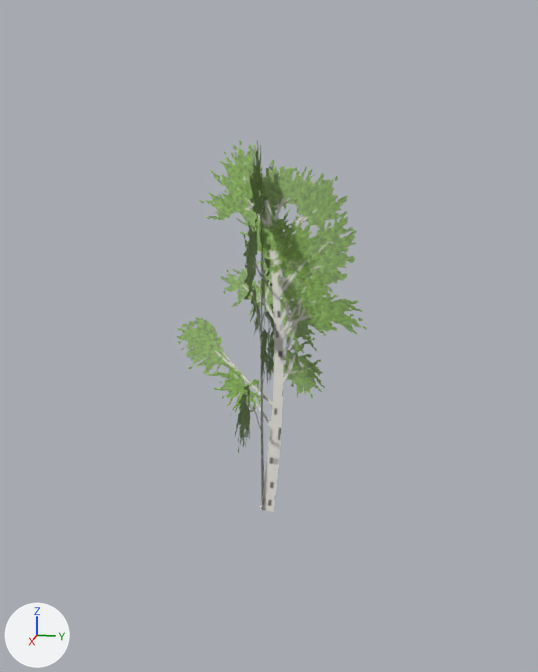
What one commit did to the glTF model assets/models/nature/birch_2_far.glb.
Both versions are drawn from a 50 mm lens placed at (17.97, 3.78, 9.0), pointed at (0.06, 0.19, 4.52). The axes (+X, +Y, +Z) are drawn at lower left. The lights are the same throughout. The older version comes first. Vertices at exactly the same position are counted once.

Names of what the first picture shows: 'birch_2_far'.
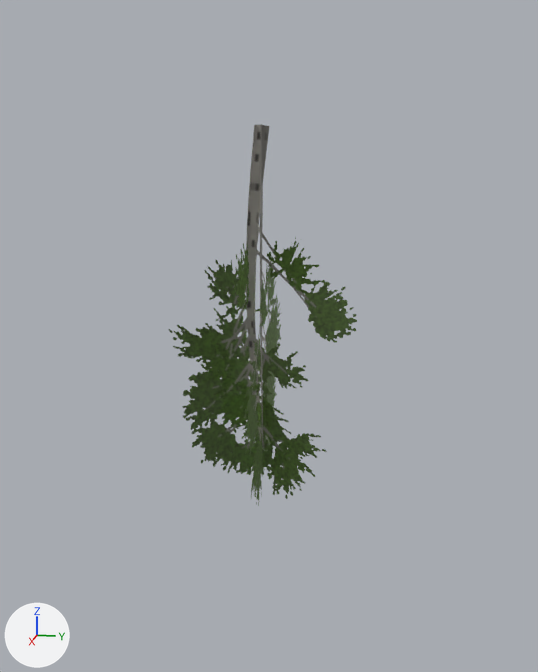
The newer file is also rescaled (x1.04), turned or shifted as a whole; pictures and numbers use the older file's frame.

The change, as a diff of the scene's bpy script:
```diff
--- a/assets/models/nature/birch_2_far.glb.py
+++ b/assets/models/nature/birch_2_far.glb.py
@@ me_birch_2_far @@
 me_birch_2_far.from_pydata(...)  # 8 vertices, 4 faces; spans x -3.26..3.36, y -3.25..3.37, z -1.96..11.28
 # used by ob_birch_2_far; location = (0.0, 0.0, 0.0)
-me_birch_2_far.vertices[0].co = (-3.26, 0.0, -1.96)
-me_birch_2_far.vertices[1].co = (3.36, 0.0, -1.96)
-me_birch_2_far.vertices[2].co = (3.36, 0.0, 11.28)
-me_birch_2_far.vertices[3].co = (-3.26, 0.0, 11.28)
-me_birch_2_far.vertices[4].co = (0.0, -3.25, -1.96)
-me_birch_2_far.vertices[5].co = (0.0, 3.37, -1.96)
-me_birch_2_far.vertices[6].co = (0.0, 3.37, 11.28)
-me_birch_2_far.vertices[7].co = (0.0, -3.25, 11.28)
+# me_birch_2_far part 1
+me_birch_2_far.vertices[0].co = (-3.26, -0.01, 11.28)
+me_birch_2_far.vertices[1].co = (3.36, -0.01, 11.28)
+me_birch_2_far.vertices[2].co = (3.36, -0.01, -1.96)
+me_birch_2_far.vertices[3].co = (-3.26, -0.01, -1.96)
+me_birch_2_far.vertices[4].co = (-0.1, 3.37, 11.28)
+me_birch_2_far.vertices[5].co = (-0.1, -3.25, 11.28)
+me_birch_2_far.vertices[6].co = (-0.1, -3.25, -1.96)
+me_birch_2_far.vertices[7].co = (-0.1, 3.37, -1.96)
 me_birch_2_far.materials.append(mat_card_birch_2_far)
```

Boxes [x1, y1, x2, y2] around the edits, measured in the pictures (538 x 672 px):
'birch_2_far', reshaped
    before: [177, 140, 367, 512]
    after: [168, 124, 357, 506]
